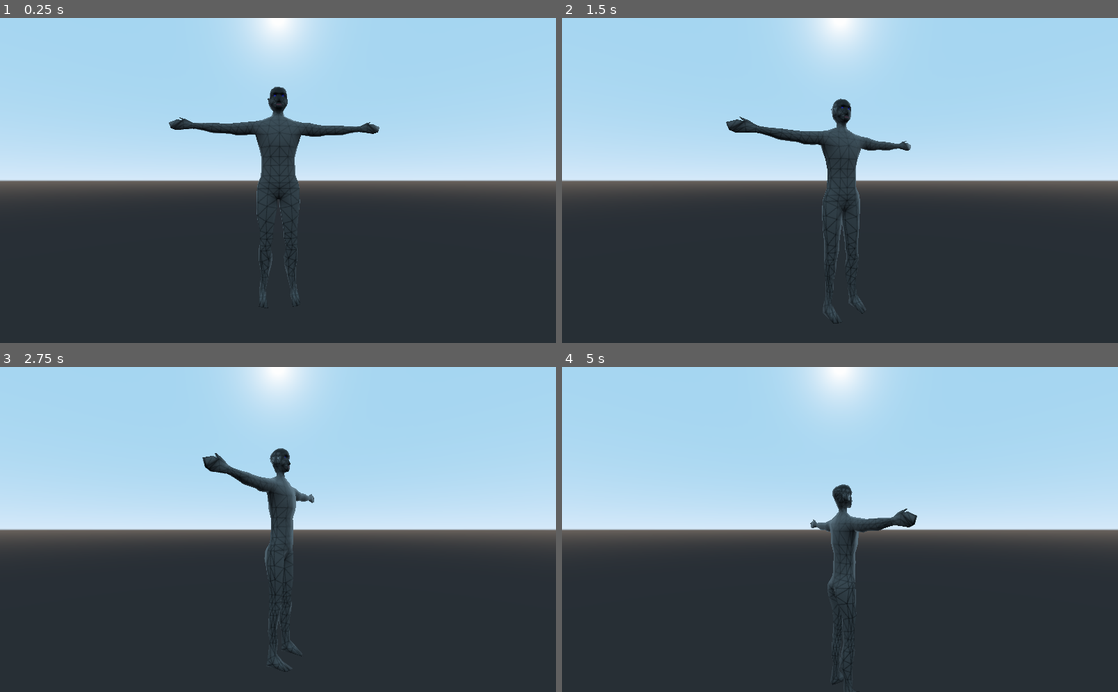
Above: before the commit, frames 1-4 (two rows, left to right).
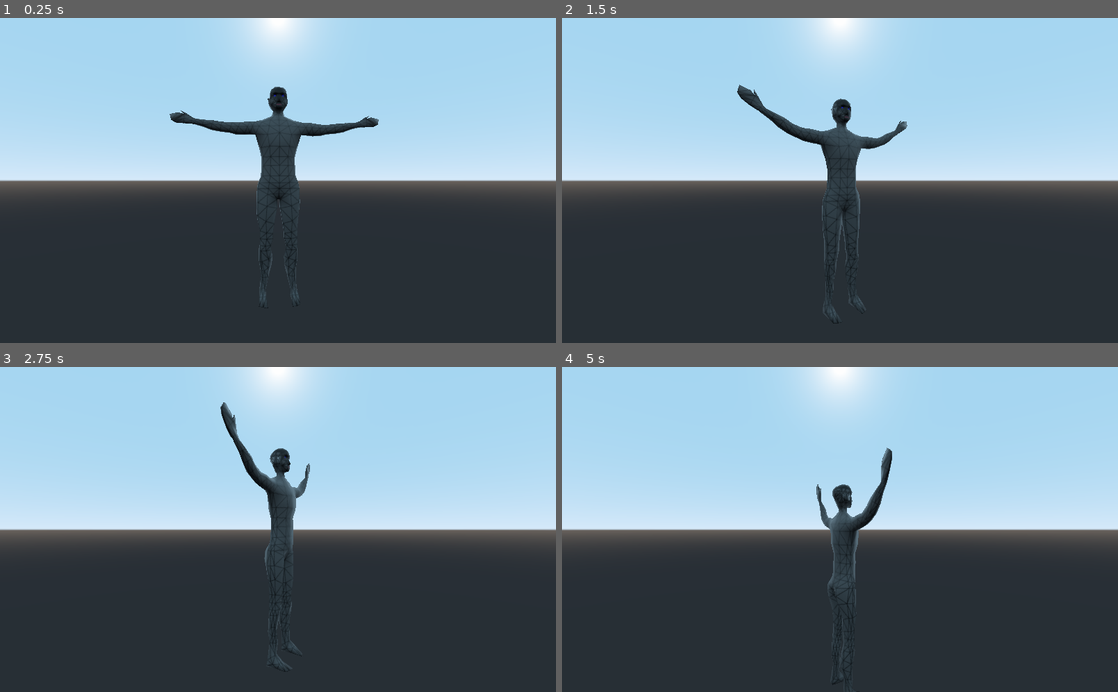
Above: after the commit, the same moments.

Repository: MichaelReel/glTF2ExportTest
Game: Godot game, scene res://glTFTester.tscn
Two runs of this game, one before a commit and one after it. Both use one fixed random seed, a clock stepped at 60 frames per second and the inputs below.
Inputs (mouse positions are in pixels of both pictures, inside the frame that each line leads up to):
- Up to frame 1 (0.25 s): no input
- Up to frame 2 (1.5 s): tap Enter at 0.5 s; move the mouse to (962, 164) at 0.52 s; hold D 0.53-1.28 s; tap E at 0.6, 1.35 s; click (962, 164) at 0.67 s; move the mouse to (728, 196) at 1.27 s
- Up to frame 3 (2.75 s): move the mouse to (333, 458) at 2.02 s; hold D from 2.03 s (still down); tap E at 2.1 s
- Up to frame 4 (5 s): move the mouse to (812, 594) at 2.77 s; tap E at 2.85, 3.6, 4.35 s; click (812, 594) at 2.92 s; move the mouse to (1006, 578) at 3.52 s; release D at 3.53 s; move the mouse to (673, 480) at 4.27 s

The runs differ from the first frame. In frame 1, 0.7% of the frame differs, in the area x 30-69%, y 28-40%; in frame 2, 1.2%, in the area x 29-63%, y 20-41%; in frame 3, 1.0%; in frame 4, 1.0%.

Commit message:
Added playing the first animation as a loop on running the tester scene.

Diff:
--- a/Rotation.gd
+++ b/Rotation.gd
@@ -1,10 +1,31 @@
 extends Spatial
 
 const ROT_SPEED := 0.4
+
+var animation_player = null
+var animation_list : Dictionary = {}
 
 func _ready():
 	var test_scene = load("res://Scene_Setup.gltf").instance()
 	add_child(test_scene)
 
+	for c in test_scene.get_children():
+		if c is AnimationPlayer:
+			animation_player = c
+
+	if animation_player == null:
+		return
+
+	for animation_name in animation_player.get_animation_list():
+		var animation : Animation = animation_player.get_animation(animation_name)
+		animation_list[animation_name] = animation
+		animation.set_loop(true)
+
+	print (str(animation_list))
+
+	if animation_list.size() > 0:
+		animation_player.play(animation_list.keys()[0])
+
+
 func _process(delta):
 	rotation.y += delta * ROT_SPEED
